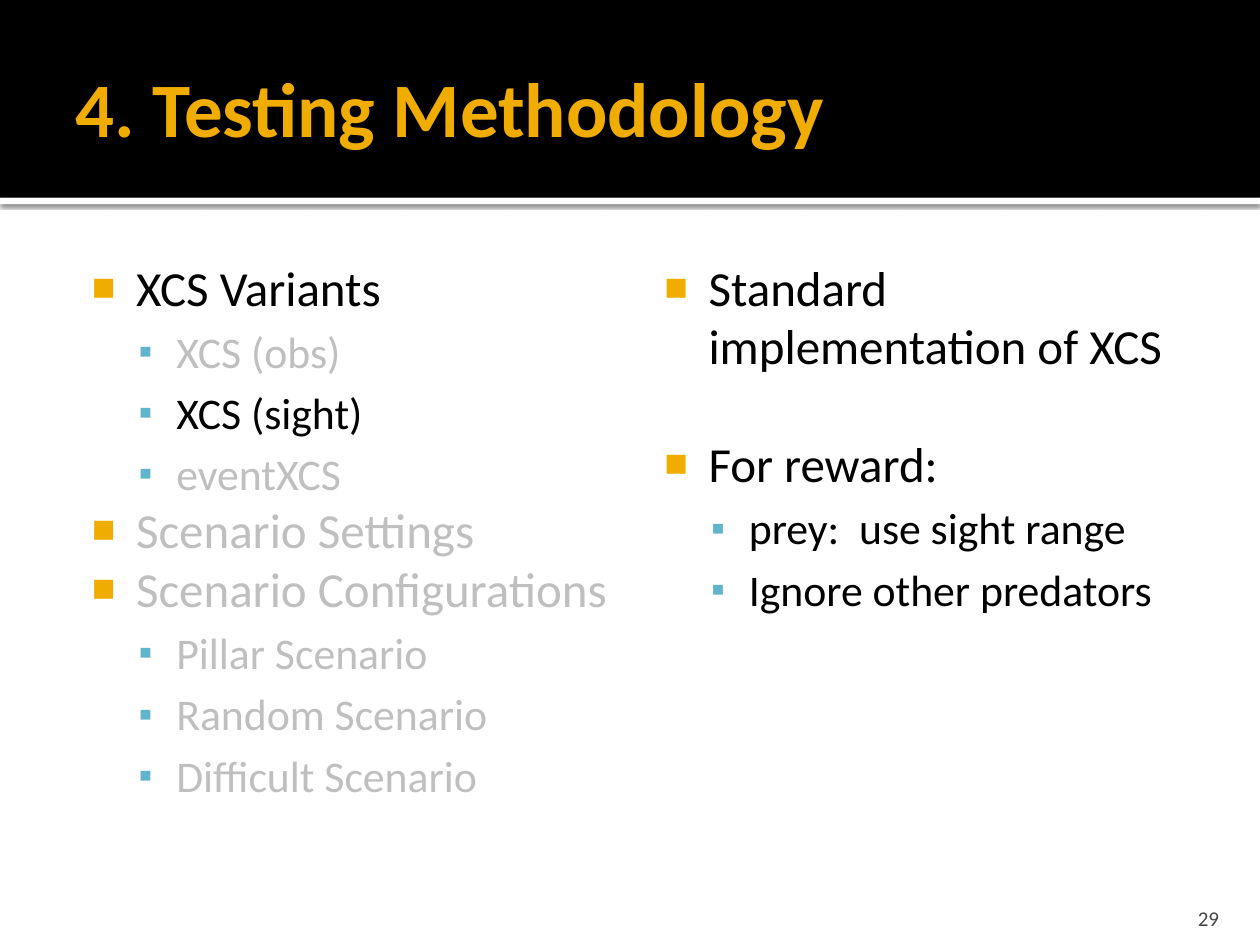
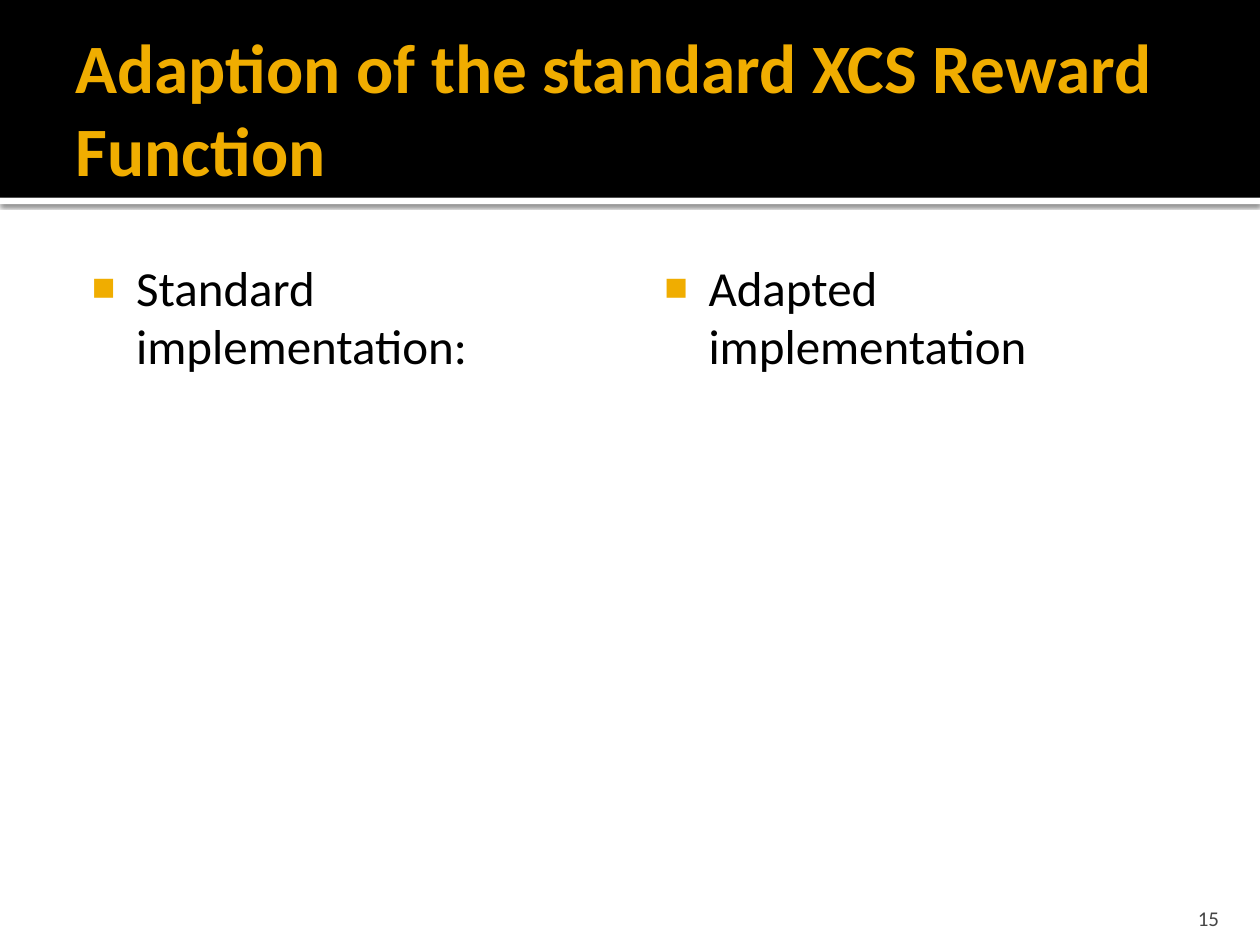
Before and after one commit to ClemensLode/GECCO-XCS-paper, a slide deck: slide 15 of Presentation/Adaption of XCS to Multi-Learner Predator.pptx (slide 29 before the commit). Drawn at 1260x945 pixels with LibreOffice and Linux fonts; fonts in the diff are those of the drawing. Boxes give left, top, right and bottom in pixels: in the first picture for what was removed or moved away, otherwise in the second. Text is boxed around its words. In the diff, an @@ line names an element or a change of style, - is before the commit and + after.

```diff
--- a/Presentation/Adaption of XCS to Multi-Learner Predator.pptx
+++ b/Presentation/Adaption of XCS to Multi-Learner Predator.pptx
@@ title at (76, 44, 1152, 177): text changed; size 44 to 39.6 pt @@
-4. Testing Methodology
+Adaption of the standard XCS Reward Function
@@ text at (136, 272, 467, 372): text changed; size 25 to 28 pt; text colour #BFBFBF to #000000 @@
-■ XCS Variants
-  ▪ XCS (obs)
-  ▪ XCS (sight)
-  ▪ eventXCS
-■ Scenario Settings
-■ Scenario Configurations
-  ▪ Pillar Scenario
-  ▪ Random Scenario
-  ▪ Difficult Scenario
+■ Standard implementation:
@@ text at (709, 272, 1027, 372): text changed; size 25 to 28 pt @@
-■ Standard implementation of XCS
-■ For reward:
-  ▪ prey: use sight range
-  ▪ Ignore other predators
+■ Adapted implementation
@@ page number at (1198, 912, 1219, 926): text changed @@
-29
+15
```
Also in this commit, not shown: 18 other slides changed, 7 slides added, 34 slides removed, 1 other file.
